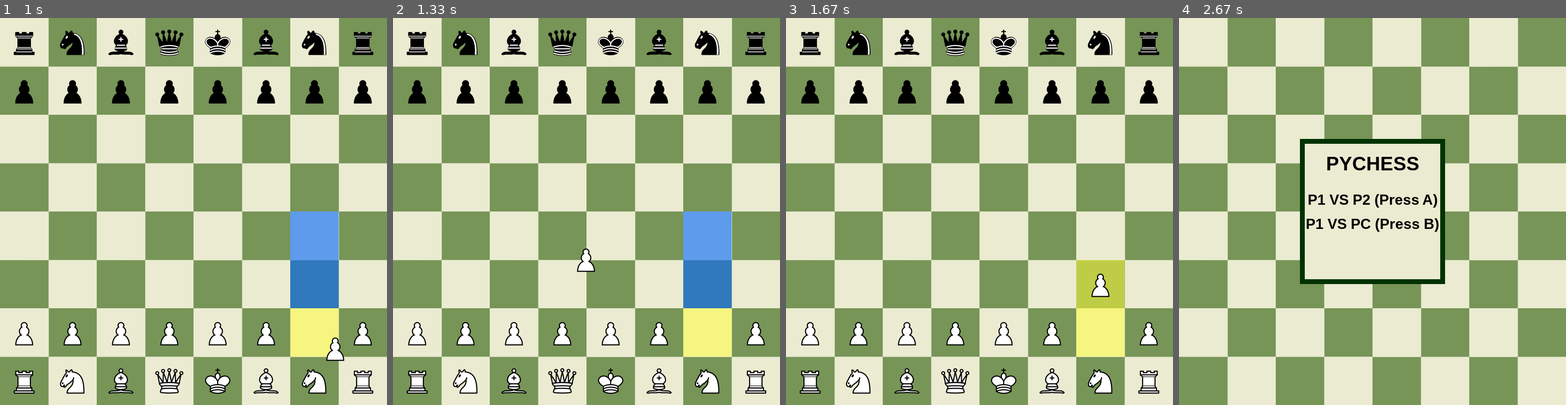
Above: before the commit, frames 1-4 (left to right).
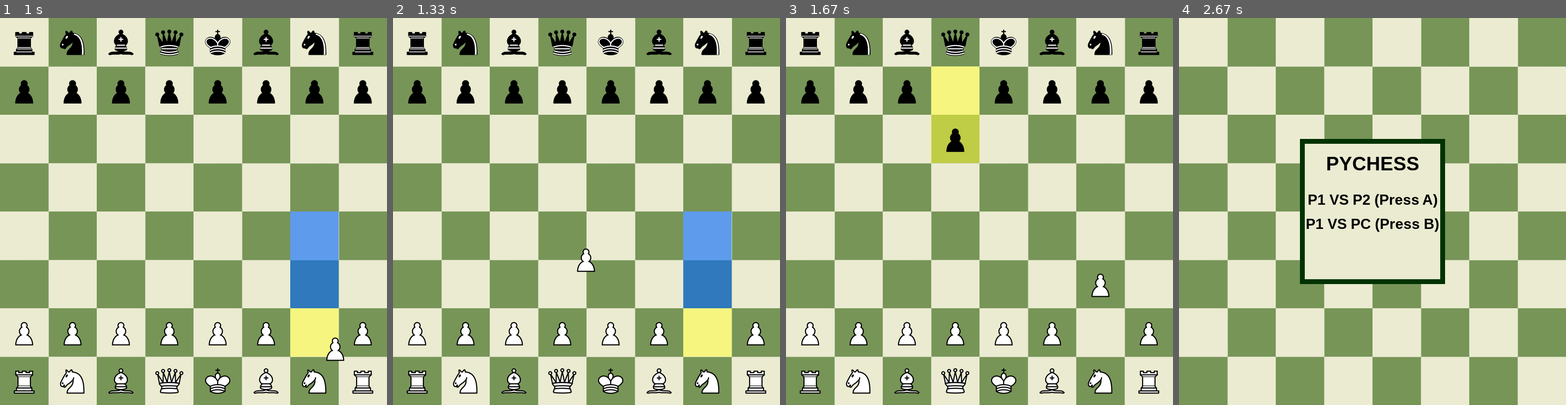
Above: after the commit, the same moments.

Repository: rsotelo14/pygame-chess
Game: pygame game, started from main.py
Same seed, same stepped clock (60 frames per second), same inputs: the game is played once before the commit and once after it.
Inputs (mouse positions are in pixels of both pictures, inside the frame that each line leads up to):
- Up to frame 1 (1 s): tap B at 0.33 s; click (336, 346) at 0.72 s
- Up to frame 2 (1.33 s): press the mouse at (729, 346) at 1.03 s; move the mouse to (656, 304) at 1.13 s; release the mouse at (586, 257) at 1.27 s
- Up to frame 3 (1.67 s): click (1080, 273) at 1.38 s
- Up to frame 4 (2.67 s): tap Esc at 2.5 s

Frames 1-2 are identical in both runs. In frame 3, 6.1% of the frame differs, in the area x 37-88%, y 12-88%; in frame 4, nothing differs.

Commit message:
random computer added

Diff:
--- /dev/null
+++ b/functions/computer.py
@@ -0,0 +1,19 @@
+import pygame
+import vars
+import random
+import functions.functions as f
+
+def computer_make_move():
+    move = random.choice(vars.all_possible_moves_to_play)
+    f.check_move_for_castling_change(move)
+    target_square_piece = f.make_move(move)
+    vars.selected_piece = None
+    vars.selected_square = None
+    vars.piece_possible_moves = []
+    vars.all_possible_moves_to_play = f.remove_ilegal_moves(f.calculate_all_moves_to_play())
+    vars.all_possible_moves_just_played = f.remove_ilegal_moves(f.calculate_all_moves_just_played())
+    f.look_for_checks()
+    f.check_for_checkmate_or_stalemate()
+    f.check_for_50_move_rule(target_square_piece)
+    fen_string = f.generate_fen_string_for_position()
+    f.check_for_threefold_repetition(fen_string)
--- a/functions/functions.py
+++ b/functions/functions.py
@@ -8,17 +8,20 @@
 from entities.castle import Castle
 from entities.en_passant import EnPassant
 from functions.render import *
+from functions.computer import *
 
 import vars
 
 def init_variables():
     vars.selected_piece = None
+    vars.selected_square = None
     vars.piece_possible_moves = []
     vars.all_possible_moves_to_play = []
     vars.all_possible_moves_just_played = []
     vars.current_move = None
     vars.white_moves = True
     vars.last_move = None
+    vars.moves_played = []
     vars.check = False
     vars.halfmove_counter = 0
     vars.fullmove_counter = 0
@@ -136,27 +139,32 @@
     #Selecting a piece
     if selected_square.piece != None and vars.selected_piece == None and selected_square.piece.is_white == vars.white_moves:
         vars.selected_piece = board[y_index][x_index].piece
+        vars.selected_square = board[y_index][x_index]
         vars.piece_possible_moves = remove_ilegal_moves(calculate_piece_moves(selected_square.number, distances, vars.selected_piece))
         board[y_index][x_index].piece = None
     #Dropping a piece
     elif vars.selected_piece != None:
-        for move in vars.piece_possible_moves:
-            if selected_square.number == move.target_square_num:
-                check_move_for_castling_change(move)
-                target_square_piece = make_move(move)
-                vars.selected_piece = None
-                check_move_for_promotion(move)
-                vars.piece_possible_moves = []
-                if move.start_square_num != move.target_square_num:
-
-                    move_made(move)
+        if selected_square == vars.selected_square:
+            vars.selected_square.piece = vars.selected_piece
+            vars.selected_piece = None
+            vars.selected_square = None
+            vars.piece_possible_moves = []
+        else:
+            for move in vars.piece_possible_moves:
+                if selected_square.number == move.target_square_num:
+                    target_square_piece = make_move(move)
+                    vars.selected_piece = None
+                    vars.selected_square = None
+                    vars.piece_possible_moves = []
+                    vars.all_possible_moves_to_play = remove_ilegal_moves(calculate_all_moves_to_play())
+                    vars.all_possible_moves_just_played = remove_ilegal_moves(calculate_all_moves_just_played())
                     look_for_checks()
                     check_for_checkmate_or_stalemate()
                     check_for_50_move_rule(target_square_piece)
                     fen_string = generate_fen_string_for_position()
                     check_for_threefold_repetition(fen_string)
 
-                return
+                    return
 
 def check_for_threefold_repetition(fen_string):
     split = fen_string.split(" ")
@@ -276,28 +284,30 @@
        if move.start_square_num == move.target_square_num:
            continue
        #Get the squares
-
+       if move.target_square_num >63:
+        print(f"{move.piece.value}, {move.piece.is_white}, {move.start_square_num}, {move.target_square_num}")
        y_start, x_start = vars.number_to_position_map[move.start_square_num]
        y_target, x_target = vars.number_to_position_map[move.target_square_num]
        #Save the piece in target square
        target_square_piece = make_move(move)
-       vars.white_moves = not vars.white_moves
        #Calculate moves
        all_moves = calculate_all_moves_to_play()
        for new_move in all_moves:
            #If it's one of my pieces I dont care, and If it's in the same square I don't care
            if new_move.piece.is_white != move.piece.is_white and new_move.start_square_num != new_move.target_square_num:
                 #Get target square
-                y, x = vars.number_to_position_map[new_move.target_square_num]
-                if not move.piece.is_white:
-                    if vars.board[y][x].piece == Piece(False,10):
-                        remove_moves.append(move)
-                else:
-                    if vars.board[y][x].piece == Piece(True,10):
-                        remove_moves.append(move)
+                try:
+                    y, x = vars.number_to_position_map[new_move.target_square_num]
+                    if not move.piece.is_white:
+                        if vars.board[y][x].piece == Piece(False,10):
+                            remove_moves.append(move)
+                    else:
+                        if vars.board[y][x].piece == Piece(True,10):
+                            remove_moves.append(move)
+                except:
+                    pass
        #Unmake move
        unmake_move(move, target_square_piece)
-       vars.white_moves = not vars.white_moves
     for move_to_remove in remove_moves:
         try:
             moves.remove(move_to_remove)
@@ -306,6 +316,12 @@
     return moves
 
 def make_move(move):
+     check_move_for_castling_change(move)
+     vars.white_moves = not vars.white_moves
+     vars.last_move = move
+     vars.moves_played.append(move)
+     #if not move.piece.is_white:
+     #   vars.fullmove_counter += 1
      if type(move) == Castle:
         castle(move)
      if type(move) == EnPassant:
@@ -315,9 +331,15 @@
      target_square_piece = vars.board[y_target][x_target].piece
      vars.board[y_start][x_start].piece = None
      vars.board[y_target][x_target].piece = move.piece
+     check_move_for_promotion(move)
      return target_square_piece
 
 def unmake_move(move, target_square_piece):
+     vars.white_moves = not vars.white_moves
+     vars.moves_played.remove(move)
+
+     vars.last_move = vars.moves_played[-1] if vars.moves_played != [] else None
+     #TODO: CHANGE FULLMOVE COUNTER AND STUFF
      if type(move) == Castle:
         un_castle(move)
      if type(move) == EnPassant:
@@ -326,14 +348,6 @@
      y_target, x_target = vars.number_to_position_map[move.target_square_num]
      vars.board[y_start][x_start].piece = move.piece
      vars.board[y_target][x_target].piece = target_square_piece
-
-def move_made(move):
-    vars.white_moves = not vars.white_moves
-    vars.last_move = move
-    if not move.piece.is_white:
-        vars.fullmove_counter += 1
-    vars.all_possible_moves_to_play = remove_ilegal_moves(calculate_all_moves_to_play())
-    vars.all_possible_moves_just_played = remove_ilegal_moves(calculate_all_moves_just_played())
 
 def un_castle(move):
     if move.piece.is_white:
@@ -355,7 +369,6 @@
             vars.board[0][0].piece = rook
             vars.board[0][3].piece = None
 def un_en_passant(move):
-    print("UNDO EN PASSANT;")
     if move.piece.is_white:
         y_target, x_target = vars.number_to_position_map[move.target_square_num +8]
         vars.board[y_target][x_target].piece = Piece(False, 1)
@@ -391,8 +404,6 @@
                 moves = moves + calculate_piece_moves(square.number, distances, square.piece)
     return moves
 def calculate_piece_moves(number, distances, piece):
-
-
     if piece.value == 5:
         moves = calculate_rook_moves(number, distances, piece)
     elif piece.value == 4:
@@ -512,8 +523,8 @@
         if not keep_going:
             break
 
-    move = Move(number, number, piece)
-    moves.append(move)
+   # move = Move(number, number, piece)
+   # moves.append(move)
     return moves
 
 def calculate_bishop_moves(number, distances, piece):
@@ -554,8 +565,8 @@
         if not keep_going:
             break
 
-    move = Move(number, number, piece)
-    moves.append(move)
+  #  move = Move(number, number, piece)
+  #  moves.append(move)
     return moves
 def calculate_knight_moves(number, distances, piece):
     moves = []
@@ -608,8 +619,8 @@
         if possible:
             moves.append(move)
 
-    move = Move(number, number, piece)
-    moves.append(move)
+  #  move = Move(number, number, piece)
+  #  moves.append(move)
 
     return moves
 
@@ -672,13 +683,13 @@
                 moves.append(move)
         #En passant
         last_move= vars.last_move
-        if y == 4 and last_move.piece.is_white and last_move.piece.value == 1 and last_move.start_square_num == last_move.target_square_num +16:
+        if last_move!= None and y == 4 and last_move.piece.is_white and last_move.piece.value == 1 and last_move.start_square_num == last_move.target_square_num +16:
             y_last_move, x_last_move = vars.number_to_position_map[vars.last_move.target_square_num]
             if x_last_move == x +1 or x_last_move == x -1:
                 moves.append(EnPassant(number, last_move.target_square_num + 8, piece ))
 
-    move = Move(number, number, piece)
-    moves.append(move)
+  #  move = Move(number, number, piece)
+  #  moves.append(move)
     return moves
 
 
@@ -798,6 +809,21 @@
     print(fen_string)
     return fen_string
 
+def move_generation_test(depth):
+    if depth == 0:
+        return 1
+    moves = remove_ilegal_moves(calculate_all_moves_to_play())
+    num_positions = 0
+    #print(f"DEPTH: {depth}, NUM_POSITIONS = {num_positions}")
+    for move in moves:
+
+       # print(f"MOVE: is_white = {move.piece.is_white}, start_square_num= {move.start_square_num}, target_square_num = {move.target_square_num}")
+        target_square_piece = make_move(move)
+        num_positions += move_generation_test(depth -1)
+        unmake_move(move, target_square_piece)
+
+    return num_positions
+
 def get_keys_from_value(d, val):
     return [k for k, v in d.items() if v == val]
 
--- a/functions/menus.py
+++ b/functions/menus.py
@@ -83,6 +83,10 @@
 
 def pvp():
     initial_position()
+    #for i in range(5):
+    #    vars.white_moves = True
+    #    num_positions = move_generation_test(i)
+    #    print(f"DEPTH = {i}, RESULT = {num_positions}")
     vars.playing = True
     WIN = vars.WIN
     board = vars.board
@@ -122,3 +126,47 @@
         return vars.WHITE_WINS
     if vars.check and vars.white_moves:
         return vars.BLACK_WINS
+
+def pvpc():
+    initial_position()
+    vars.playing = True
+    WIN = vars.WIN
+    board = vars.board
+    WIDTH = vars.WIDTH
+    while vars.playing:
+        vars.clock.tick(vars.FPS)
+        WIN.blit(vars.BG, (0,0))
+
+        if not vars.white_moves:
+            computer_make_move()
+        if not(vars.last_move is None):
+            highlight_last_move(WIN)
+        if vars.check:
+            highlight_checked_square(WIN)
+        render_pieces(board, WIN)
+        for event in pygame.event.get():
+            if event.type == pygame.KEYDOWN:
+                if event.key == pygame.K_ESCAPE:
+                    vars.playing = False
+                    return vars.ESCAPE
+            if event.type == pygame.MOUSEBUTTONUP:
+                x,y = pygame.mouse.get_pos()
+                select_square(x,y, vars.board, WIDTH)
+        if vars.piece_possible_moves != []:
+            highlight_possible_squares(vars.board, WIN)
+        if not(vars.selected_piece is None):
+            x,y = pygame.mouse.get_pos()
+            render_selected_piece(x,y, WIN)
+
+        pygame.display.update()
+    if not vars.check:
+        if vars.result == vars.DRAW_REPETITION:
+            return vars.DRAW_REPETITION
+        elif vars.result == vars.DRAW_STALEMATE:
+            return vars.DRAW_STALEMATE
+        else:
+            return vars.DRAW_50_MOVE
+    if vars.check and not vars.white_moves:
+        return vars.WHITE_WINS
+    if vars.check and vars.white_moves:
+        return vars.BLACK_WINS
--- a/functions/render.py
+++ b/functions/render.py
@@ -19,14 +19,12 @@
                 window.blit(vars.HIGHLIGHT_CHECKED_SQUARE, (square.x_start,square.y_start))
 
 def highlight_possible_squares(board, window):
+    window.blit(vars.HIGHLIGHT_SQUARE, (vars.selected_square.x_start, vars.selected_square.y_start))
     for move in vars.piece_possible_moves:
         target_square_num = move.target_square_num
         y,x = vars.number_to_position_map[target_square_num]
         square = vars.board[y][x]
-        if move.start_square_num != move.target_square_num:
-            window.blit(vars.HIGHLIGHT_DOT, (square.x_start, square.y_start))
-        else:
-            window.blit(vars.HIGHLIGHT_SQUARE, (square.x_start, square.y_start))
+        window.blit(vars.HIGHLIGHT_DOT, (square.x_start, square.y_start))
 
 def render_selected_piece(x_start, y_start , window):
     x = x_start - vars.selected_piece.img.get_width()/2
--- a/main.py
+++ b/main.py
@@ -24,8 +24,8 @@
     if option == vars.PVP:
         result =pvp()
     elif option == vars.PVCPU:
-        #pvpc()
-        result = pvp()
+        result = pvpc()
+
     elif option == vars.ESCAPE:
         break
     if result != vars.ESCAPE:
--- a/vars.py
+++ b/vars.py
@@ -45,6 +45,7 @@
 #State vars
 playing = False
 selected_piece = None
+selected_square = None
 piece_possible_moves = []
 all_possible_moves_to_play = []
 all_possible_moves_just_played = []
@@ -52,6 +53,7 @@
 board = []
 white_moves = True
 last_move = None
+moves_played = []
 check = False
 halfmove_counter = 0
 fullmove_counter = 0
